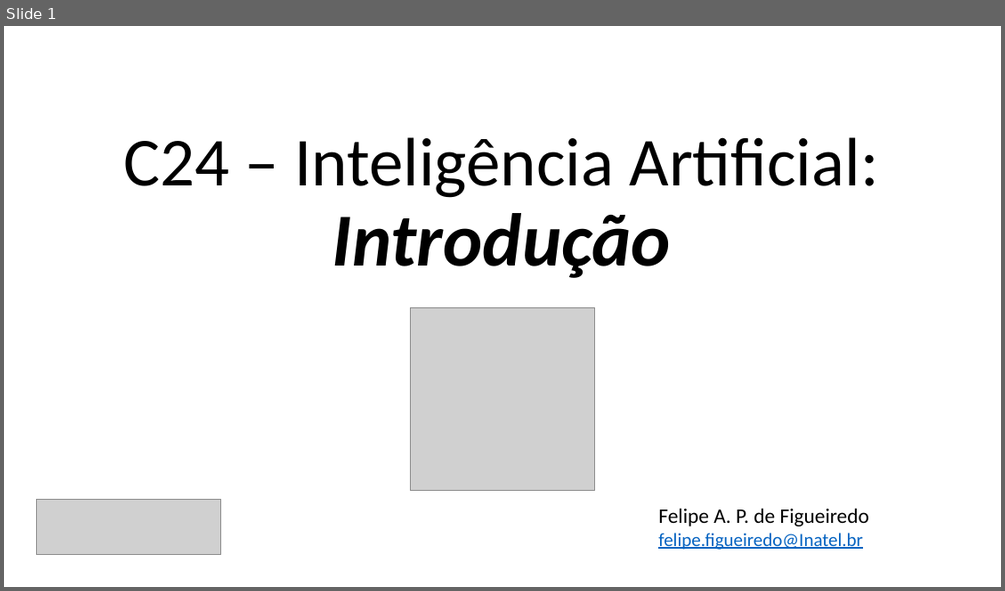
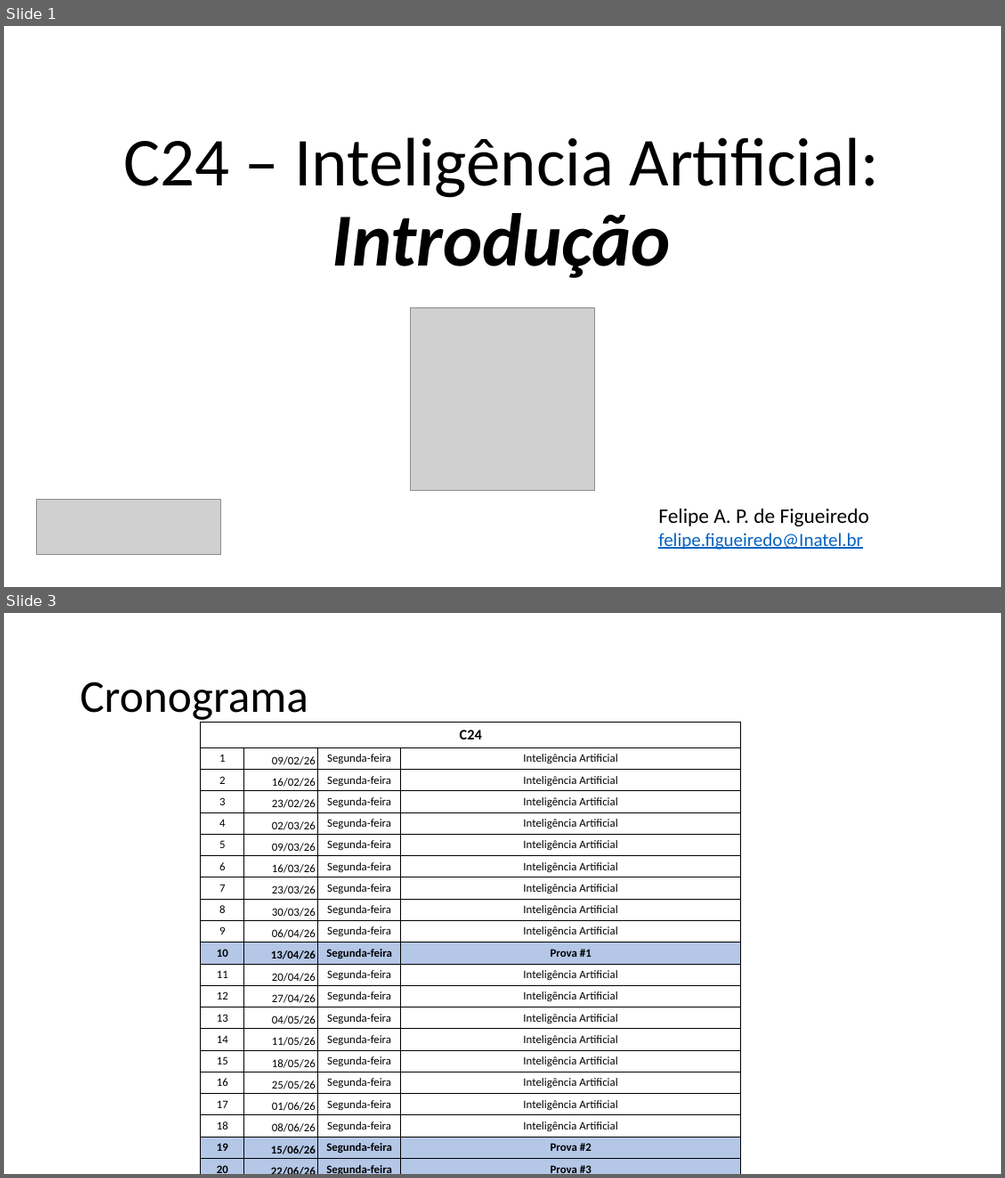
Before and after one commit to zz4fap/c24_inteligencia_artificial, a slide deck: slides/C24_Introdução.pptx. Shown one above the other, each under a label of ours: slide 1 before the commit, slides 1 and 3 after it; the slides between them are not shown. The pictures are 1005x591 and 1005x1178 pixels, drawn with LibreOffice and Linux fonts; fonts in the diff are those of the drawing; grey boxes stand for pictures. Boxes give left, top, right and bottom in pixels: in the first picture for what was removed or moved away, otherwise in the second. Text is boxed around its words. In the diff, an @@ line names an element or a change of style, - is before the commit and + after.

```diff
--- a/slides/C24_Introdução.pptx
+++ b/slides/C24_Introdução.pptx
@@ slide 3 added at (x1=4, y1=613, x2=1001, y2=1174), background #FFFFFF @@
@@ title added at (x1=80, y1=682, x2=308, y2=722), 44 pt, text #000000 @@
+Cronograma
@@ table added at (x1=201, y1=722, x2=741, y2=1174), 21 rows, 4 columns @@
+C24 |  |  | 
+1 | 09/02/26 | Segunda-feira | Inteligência Artificial
+2 | 16/02/26 | Segunda-feira | Inteligência Artificial
+3 | 23/02/26 | Segunda-feira | Inteligência Artificial
+4 | 02/03/26 | Segunda-feira | Inteligência Artificial
+5 | 09/03/26 | Segunda-feira | Inteligência Artificial
+6 | 16/03/26 | Segunda-feira | Inteligência Artificial
+7 | 23/03/26 | Segunda-feira | Inteligência Artificial
+8 | 30/03/26 | Segunda-feira | Inteligência Artificial
+9 | 06/04/26 | Segunda-feira | Inteligência Artificial
+10 | 13/04/26 | Segunda-feira | Prova #1
+11 | 20/04/26 | Segunda-feira | Inteligência Artificial
+12 | 27/04/26 | Segunda-feira | Inteligência Artificial
+13 | 04/05/26 | Segunda-feira | Inteligência Artificial
+14 | 11/05/26 | Segunda-feira | Inteligência Artificial
+15 | 18/05/26 | Segunda-feira | Inteligência Artificial
+16 | 25/05/26 | Segunda-feira | Inteligência Artificial
+17 | 01/06/26 | Segunda-feira | Inteligência Artificial
+18 | 08/06/26 | Segunda-feira | Inteligência Artificial
+19 | 15/06/26 | Segunda-feira | Prova #2
+20 | 22/06/26 | Segunda-feira | Prova #3
```
Also in this commit, not shown: 2 other slides added, 1 slide removed, 1 other file.
